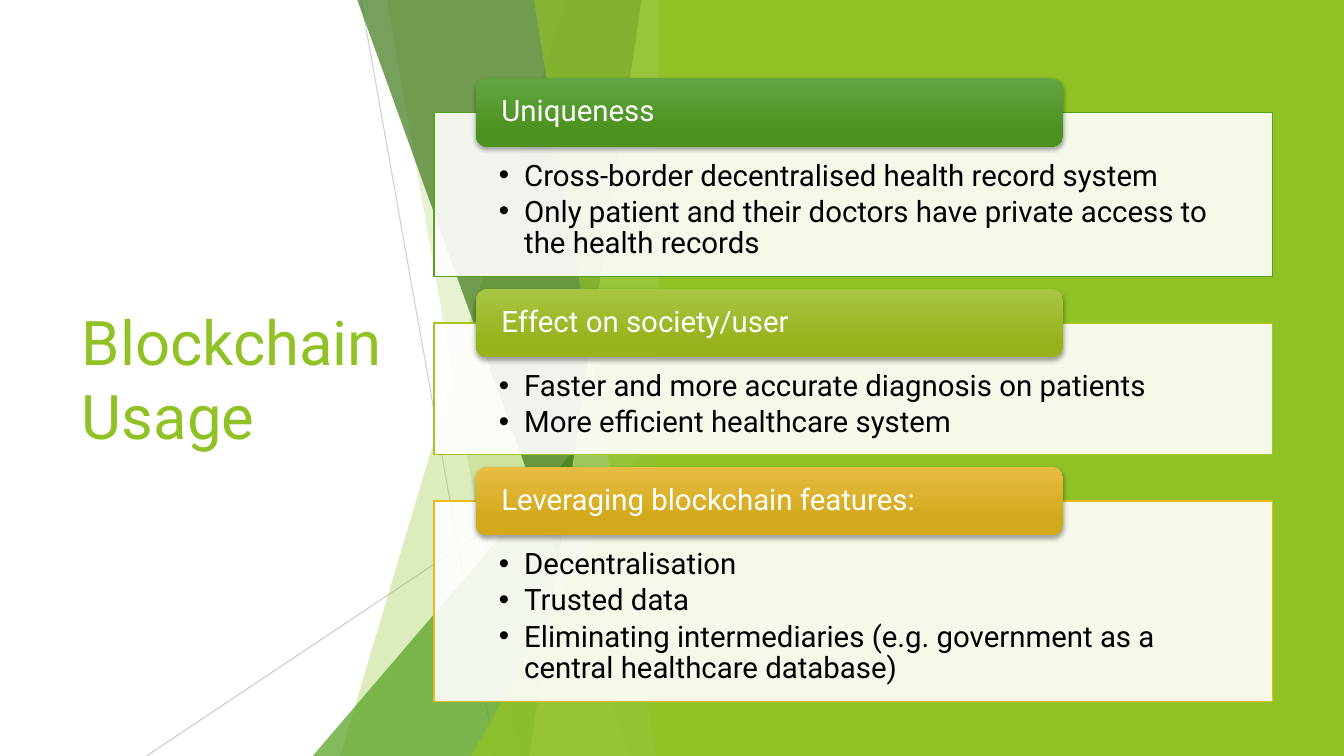
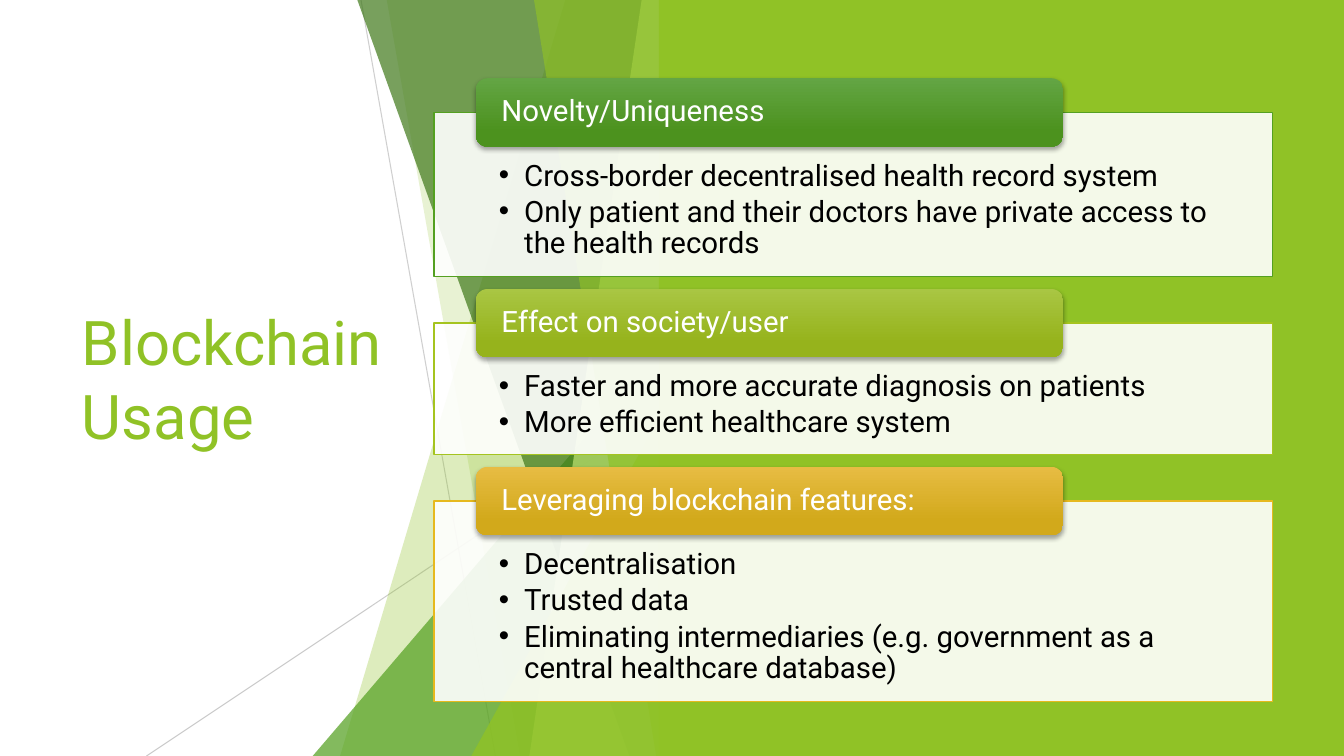
Before and after one commit to mathiassantoso/uniledger, a slide deck: slide 6 of Uniledger.pptx. Drawn at 1344x756 pixels with LibreOffice and Linux fonts; fonts in the diff are those of the drawing. Boxes give left, top, right and bottom in pixels: in the first picture for what was removed or moved away, otherwise in the second. Text is boxed around its words. In the diff, an @@ line names an element or a change of style, - is before the commit and + after.

```diff
--- a/Uniledger.pptx
+++ b/Uniledger.pptx
@@ text at (501,99,764,127): text changed @@
-Uniqueness
+Novelty/Uniqueness
```
Also in this commit, not shown: 3 slides added.
